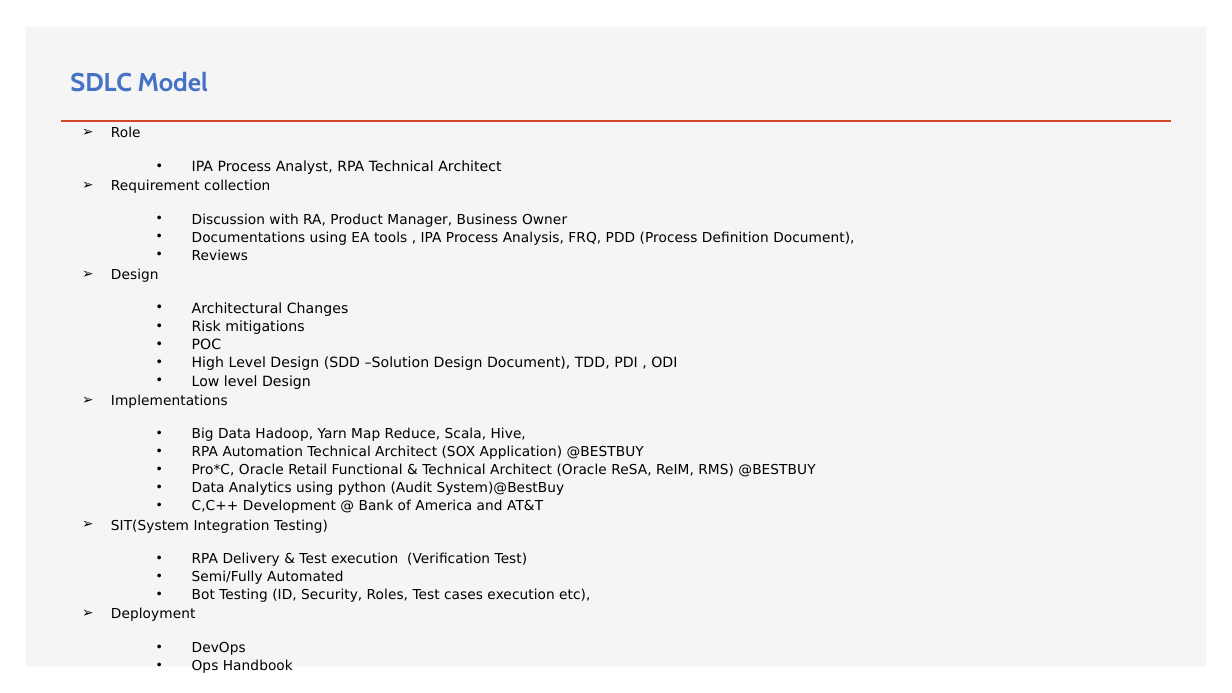
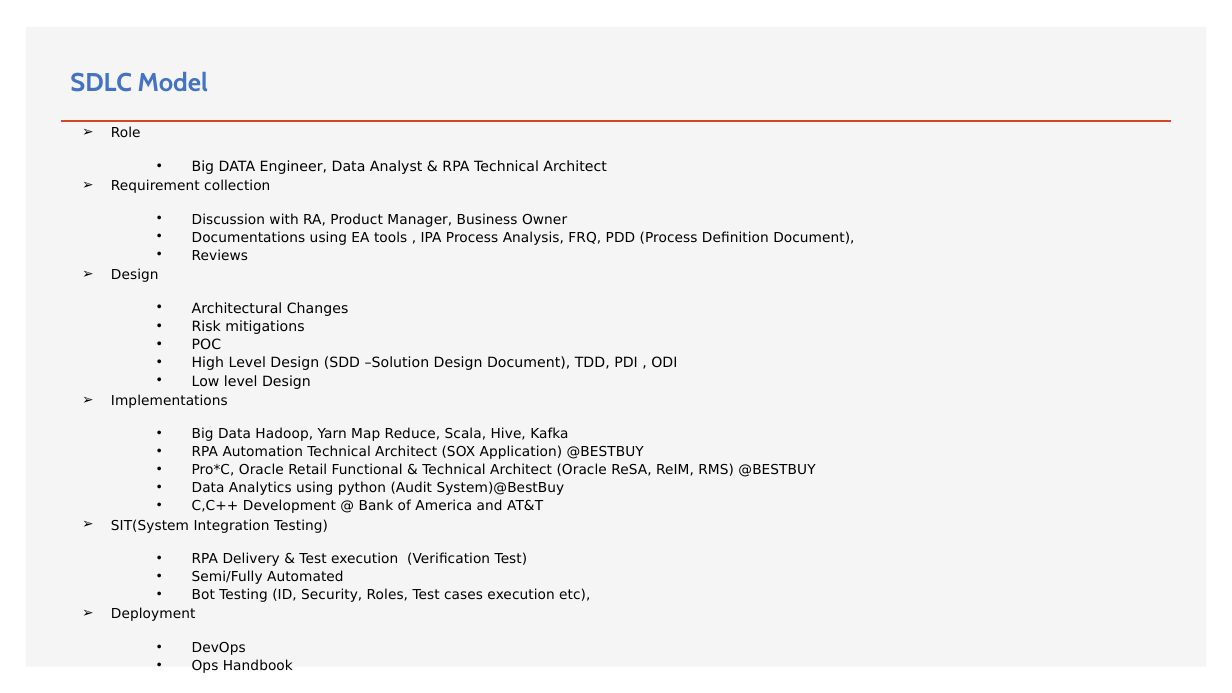
Before and after one commit to sureshcs0524/CV, a slide deck: slide 2 of Suresh_Roles_Responsibilities.pptx. Drawn at 1232x693 pixels with LibreOffice and Linux fonts; fonts in the diff are those of the drawing; background and template pictures are left out. Boxes give left, top, right and bottom in pixels: in the first picture for what was removed or moved away, otherwise in the second. Text is boxed around its words. In the diff, an @@ line names an element or a change of style, - is before the commit and + after.

```diff
--- a/Suresh_Roles_Responsibilities.pptx
+++ b/Suresh_Roles_Responsibilities.pptx
@@ text at (192,160,606,174): text changed @@
-    • IPA Process Analyst, RPA Technical Architect
+    • Big DATA Engineer, Data Analyst & RPA Technical Architect
@@ text at (192,427,568,441): text changed @@
-    • Big Data Hadoop, Yarn Map Reduce, Scala, Hive,
+    • Big Data Hadoop, Yarn Map Reduce, Scala, Hive, Kafka
```
Also in this commit, not shown: 2 other slides changed.
